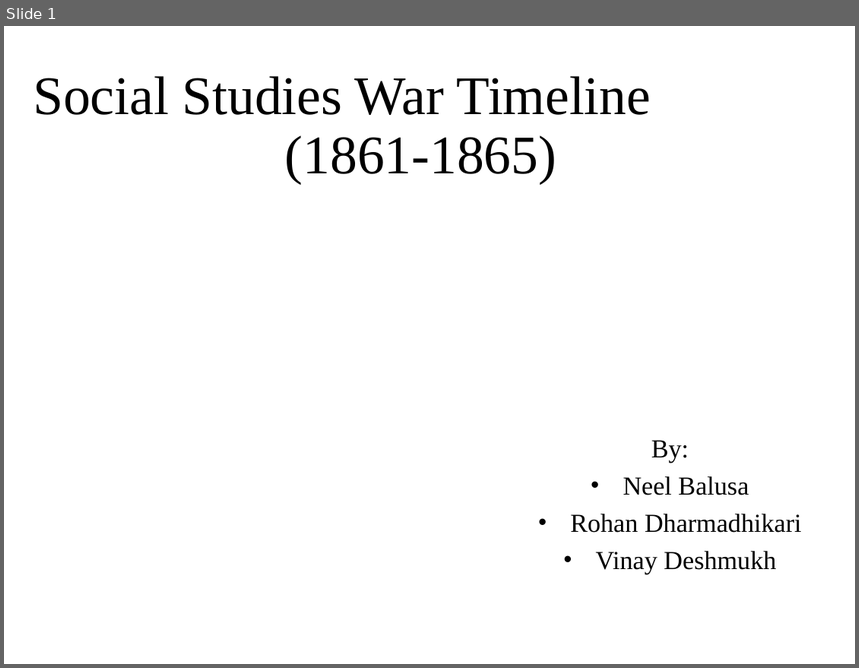
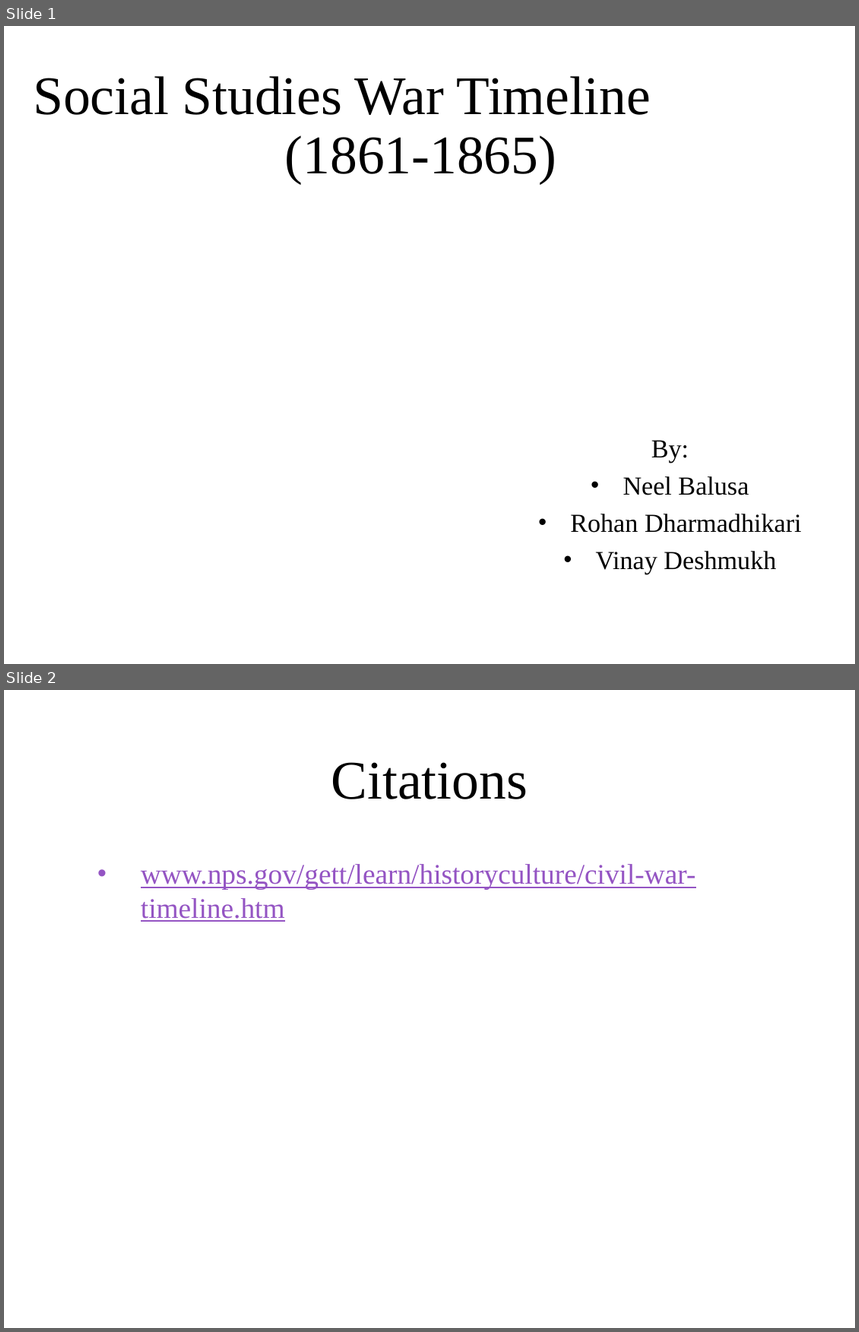
Before and after one commit to ngb3748/SS-Archive-proj, a slide deck: Archive project.pptx. Shown one above the other, each under a label of ours: slide 1 before the commit, slides 1 and 2 after it. The pictures are 859x668 and 859x1332 pixels, drawn with LibreOffice and Linux fonts; fonts in the diff are those of the drawing; background and template pictures are left out. Boxes give left, top, right and bottom in pixels: in the first picture for what was removed or moved away, otherwise in the second. Text is boxed around its words. In the diff, an @@ line names an element or a change of style, - is before the commit and + after.

Commit message:
Citations slide and citation

```diff
--- a/Archive project.pptx
+++ b/Archive project.pptx
@@ slide 2 added at [4,690,855,1328], background picture (left out) @@
@@ title added at [332,762,528,799], 46 pt, text #000000 @@
+Citations
@@ text added at [141,864,696,922], 24 pt, text #9454C3, underline @@
+• www.nps.gov/gett/learn/historyculture/civil-war-timeline.htm
```
Also in this commit, not shown: 1 slide removed.
